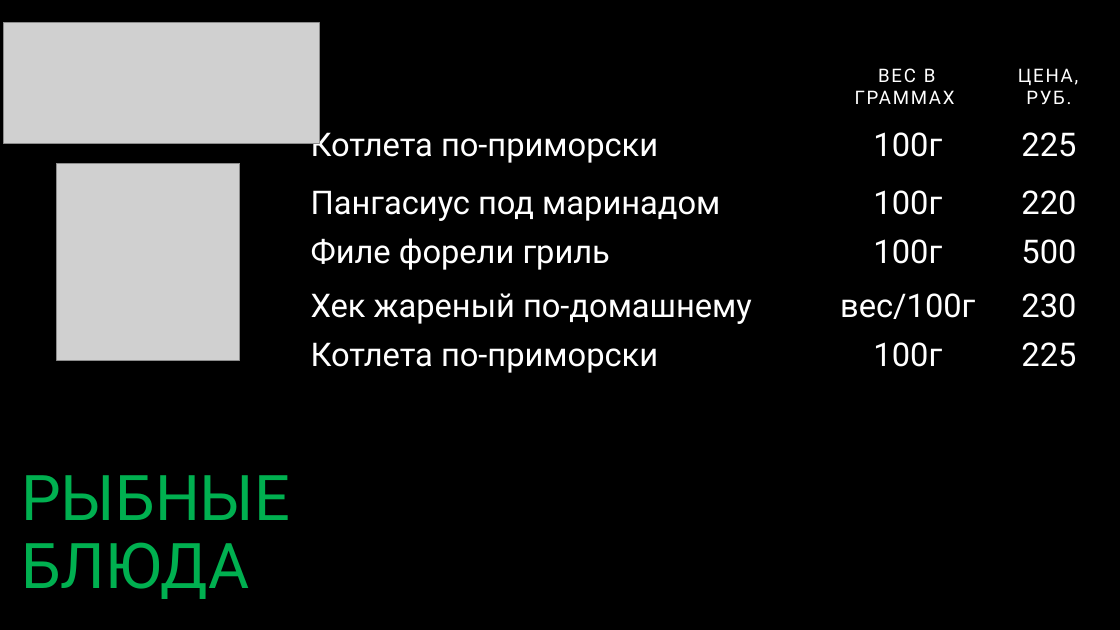
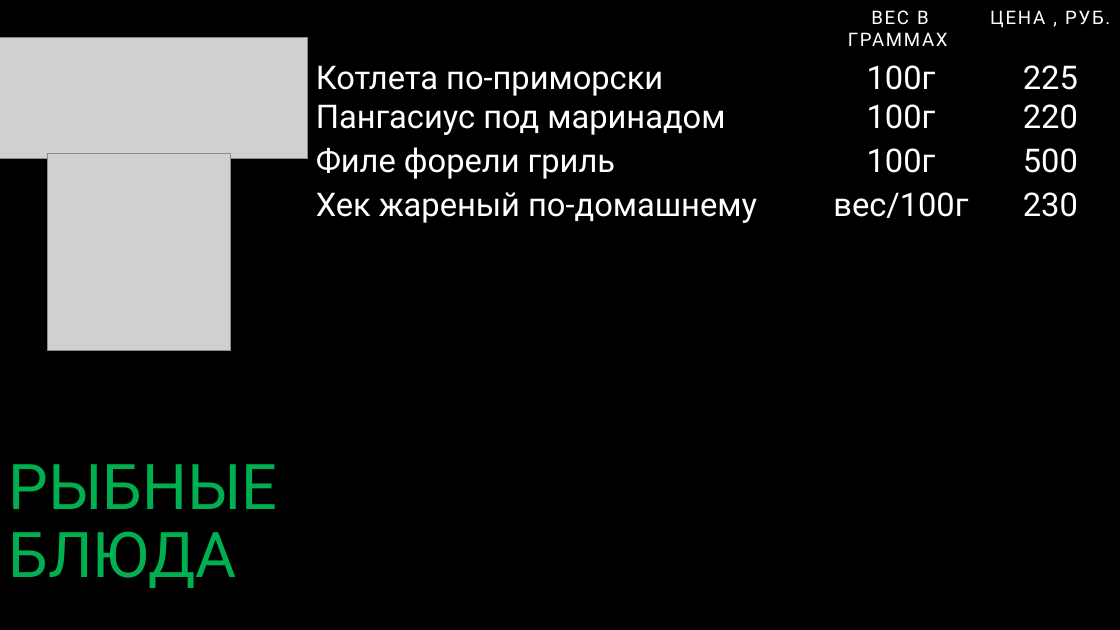
Before and after one commit to Katrinadevlop/Excel_menu, a slide deck: slide 6 of excel_menu_gui/templates/presentation_template.pptx. Drawn at 1120x630 pixels with LibreOffice and Linux fonts; fonts in the diff are those of the drawing; grey boxes stand for pictures. Boxes give left, top, right and bottom in pixels: in the first picture for what was removed or moved away, otherwise in the second. Text is boxed around its words. In the diff, an @@ line names an element or a change of style, - is before the commit and + after.

```diff
--- a/excel_menu_gui/templates/presentation_template.pptx
+++ b/excel_menu_gui/templates/presentation_template.pptx
@@ table at box(315, 0, 1118, 630) @@
-row 1, column 3: ЦЕНА, РУБ.
+row 1, column 3: ЦЕНА , РУБ.
-row 6: Котлета по-приморски | 100г | 225
+row 8:  |  | 
+row 9:  |  | 
+row 10:  |  | 
+row 11:  |  | 
+row 12:  |  | 
+row 13:  |  | 
+row 14:  |  | 
+row 15:  |  | 
@@ table: place and size @@
-table at box(310, 38, 1107, 478)
+table at box(315, 0, 1118, 630)
@@ picture: place and size @@
-picture at box(3, 23, 319, 144)
+picture at box(0, 38, 308, 159)
@@ picture: place and size @@
-picture at box(57, 163, 240, 360)
+picture at box(48, 153, 231, 350)
@@ text "РЫБНЫЕ БЛЮДА": place and size @@
-text "РЫБНЫЕ БЛЮДА" at box(21, 475, 290, 599)
+text "РЫБНЫЕ БЛЮДА" at box(8, 464, 277, 588)
```
Also in this commit, not shown: 5 other slides changed, 1 slide added, 1 slide removed, 26 other files.
